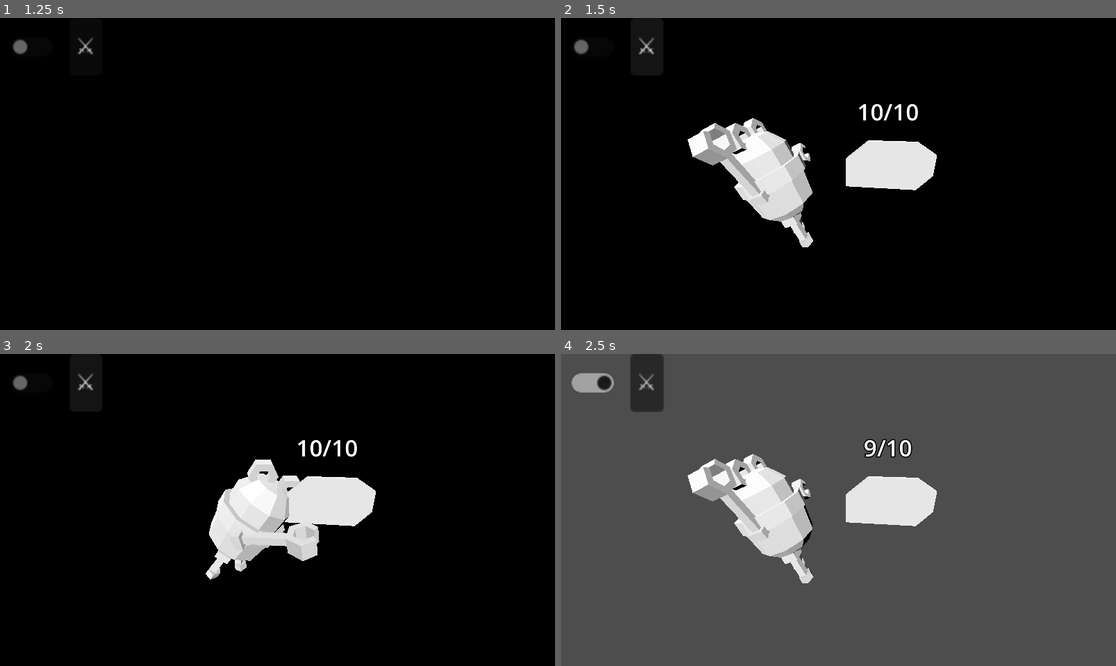
Above: before the commit, frames 1-4 (two rows, left to right).
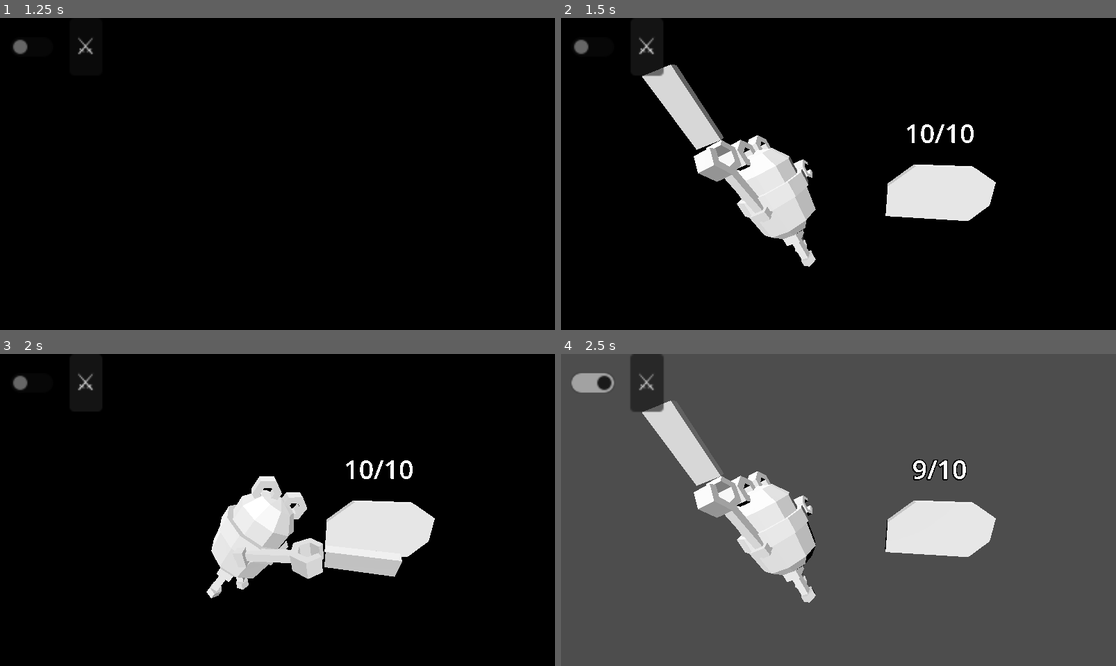
Above: after the commit, the same moments.

Repository: iomeanslife/stream_game_thing
Game: Godot game, scene res://Main.tscn
The game is run twice, just before and just after one commit, with the same random seed, the same clock (stepped at 60 frames per second) and the same inputs.
Inputs (mouse positions are in pixels of both pictures, inside the frame that each line leads up to):
- Up to frame 1 (1.25 s): click (33, 46) at 0.5 s
- Up to frame 2 (1.5 s): click "⚔️" at 1.25 s
- Up to frame 3 (2 s): no input
- Up to frame 4 (2.5 s): click (594, 382) at 2 s

Frame 1 is identical in both runs. In frame 2, 9.9% of the frame differs, in the area x 14-79%, y 14-80%; in frame 3, 8.8%; in frame 4, 10%.

Commit message:
fix label3d alpha issue, minor 3D changes

Diff:
--- a/Main.tscn
+++ b/Main.tscn
@@ -29,7 +29,7 @@
 material = SubResource("StandardMaterial3D_wxkqp")
 
 [node name="EnemyLocation" type="Node3D" parent="."]
-transform = Transform3D(1, 0, 0, 0, 1, 0, 0, 0, 1, 1.52952, 0, 0)
+transform = Transform3D(1, 0, 0, 0, 1, 0, 0, 0, 1, 2.07626, 0, 0.35123)
 
 [node name="CSGMesh3D2" type="CSGMesh3D" parent="EnemyLocation"]
 transform = Transform3D(1, 0, 0, 0, 0.332587, 0, 0, 0, 1, 0, 0, 0)
@@ -38,7 +38,7 @@
 material = SubResource("StandardMaterial3D_wxkqp")
 
 [node name="Camera3D" type="Camera3D" parent="."]
-transform = Transform3D(0.992757, -0.0477121, 0.110256, 3.20101e-16, 0.917755, 0.397147, -0.120137, -0.394271, 0.911108, 1.2, 1.5, 3)
+transform = Transform3D(0.992757, -0.0387259, 0.113724, 6.9432e-10, 0.946621, 0.322348, -0.120137, -0.320013, 0.939765, 1.14665, 1.5, 3.00646)
 
 [node name="DirectionalLight3D" type="DirectionalLight3D" parent="."]
 transform = Transform3D(0.995737, -0.0909887, 0.0151056, 0.0620217, 0.781749, 0.620501, -0.0682673, -0.616919, 0.78406, 1.95041, 1.52022, 2.65435)
--- a/astro_egg_scene.tscn
+++ b/astro_egg_scene.tscn
@@ -1,7 +1,8 @@
-[gd_scene load_steps=3 format=3 uid="uid://cegpyaaeeadh7"]
+[gd_scene load_steps=4 format=3 uid="uid://cegpyaaeeadh7"]
 
 [ext_resource type="Script" path="res://Viewer.gd" id="1_afdh7"]
 [ext_resource type="PackedScene" uid="uid://dq5753s784jdw" path="res://export/astro_egg_1.gltf" id="2_q5moo"]
+[ext_resource type="PackedScene" uid="uid://25iy6ag1v1hr" path="res://export/sword.gltf" id="3_sl7yl"]
 
 [node name="AstroEgg" type="Node3D"]
 script = ExtResource("1_afdh7")
@@ -11,8 +12,14 @@
 [node name="AstroEgg" parent="astro_egg_1/Node2" index="0"]
 transform = Transform3D(0.906308, -0.422618, 0, 0.422618, 0.906308, 0, 0, 0, 1, 0.00671497, -0.520833, -0.189549)
 
+[node name="Body" parent="astro_egg_1/Node2/AstroEgg" index="1"]
+transform = Transform3D(1, -8.64073e-11, 0, 5.49809e-09, 1, 0, 0, 0, 1, -0.00671494, 0.520833, 0.189549)
+
 [node name="Arm" parent="astro_egg_1/Node2/AstroEgg" index="3"]
 transform = Transform3D(1, 0, 0, 0, 0.21644, 0.976296, 0, -0.976296, 0.21644, -0.00671497, 0.583333, 0.728612)
+
+[node name="sword" parent="astro_egg_1/Node2/AstroEgg/Arm/tube" index="0" instance=ExtResource("3_sl7yl")]
+transform = Transform3D(0.333174, -2.42149e-07, -1.65683, -1.64585, 0.194244, -0.330966, 0.190432, 1.6788, 0.0382938, 0.175481, 0.0863621, 0.439389)
 
 [node name="Arm2" parent="astro_egg_1/Node2/AstroEgg" index="4"]
 transform = Transform3D(-1, 0, -1.50996e-07, 0, 1, 0, 1.50996e-07, 0, -1, -0.00671497, 0.583333, -0.474513)
--- a/enemy_scene.tscn
+++ b/enemy_scene.tscn
@@ -11,6 +11,7 @@
 [node name="HealthLabel" type="Label3D" parent="."]
 transform = Transform3D(1, 0, 0, 0, 1, 0, 0, 0, 1, 0, 1.17539, 0)
 billboard = 1
+alpha_cut = 1
 text = "10/10"
 font = SubResource("SystemFont_t31ai")
 font_size = 64
